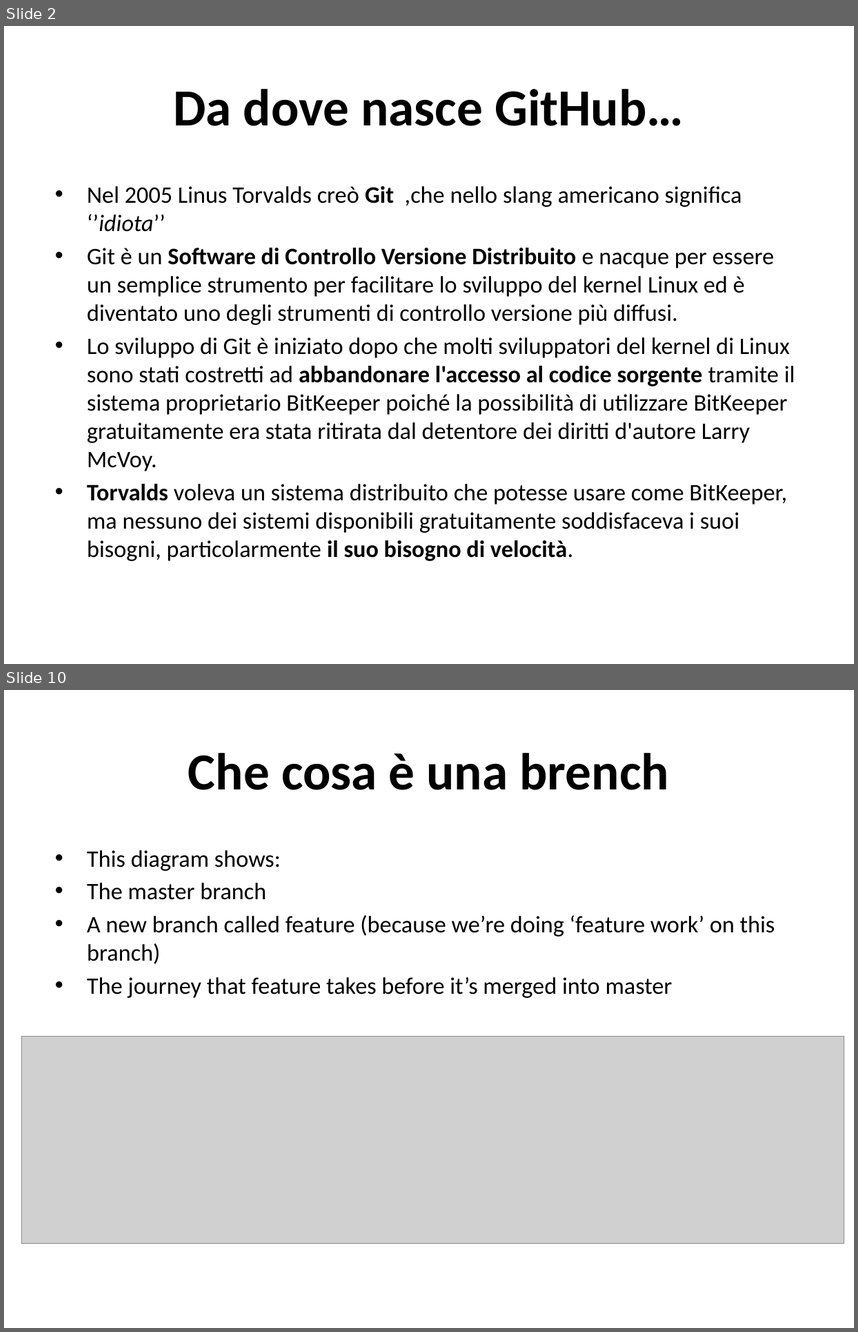
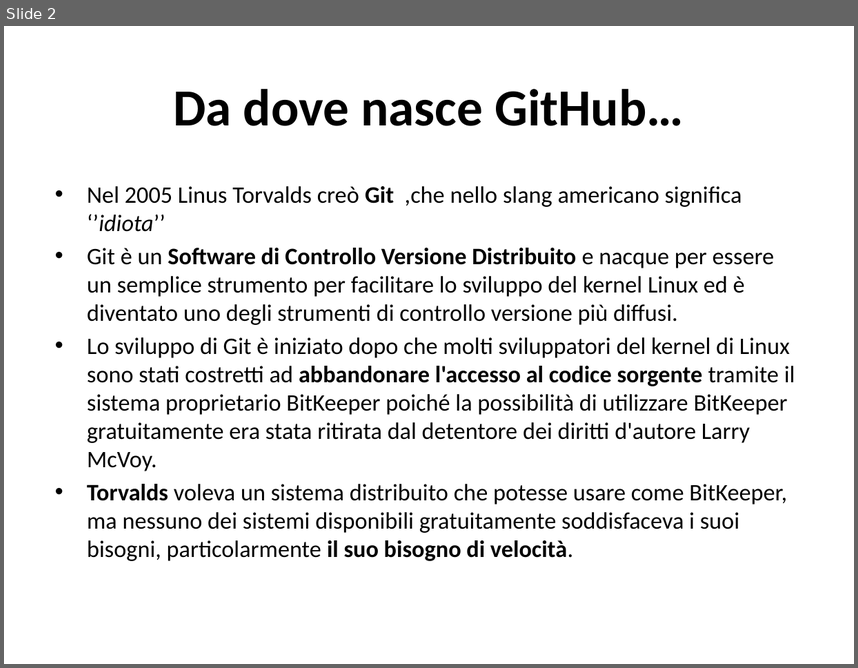
Before and after one commit to TeamEngim/GitHub-Introduction, a slide deck: Primi passi su GitHub.pptx. Shown one above the other, each under a label of ours: slides 2 and 10 before the commit, slide 2 after it; the slides between them are not shown. The pictures are 858x1332 and 858x668 pixels, drawn with LibreOffice and Linux fonts; fonts in the diff are those of the drawing; grey boxes stand for pictures. Boxes give left, top, right and bottom in pixels: in the first picture for what was removed or moved away, otherwise in the second. Text is boxed around its words. In the diff, an @@ line names an element or a change of style, - is before the commit and + after.

```diff
--- a/Primi passi su GitHub.pptx
+++ b/Primi passi su GitHub.pptx
@@ slide 10 removed at (4,690,854,1328), background #FFFFFF @@
@@ title removed at (188,753,668,790) @@
-Che cosa è una brench
@@ text removed at (87,850,775,998) @@
-• This diagram shows:
-• The master branch
-• A new branch called feature (because we’re doing ‘feature work’ on this branch)
-• The journey that feature takes before it’s merged into master
@@ picture removed at (22,1036,844,1243) @@
```
Also in this commit, not shown: 8 slides changed, 14 slides added, 1 other slide removed.
